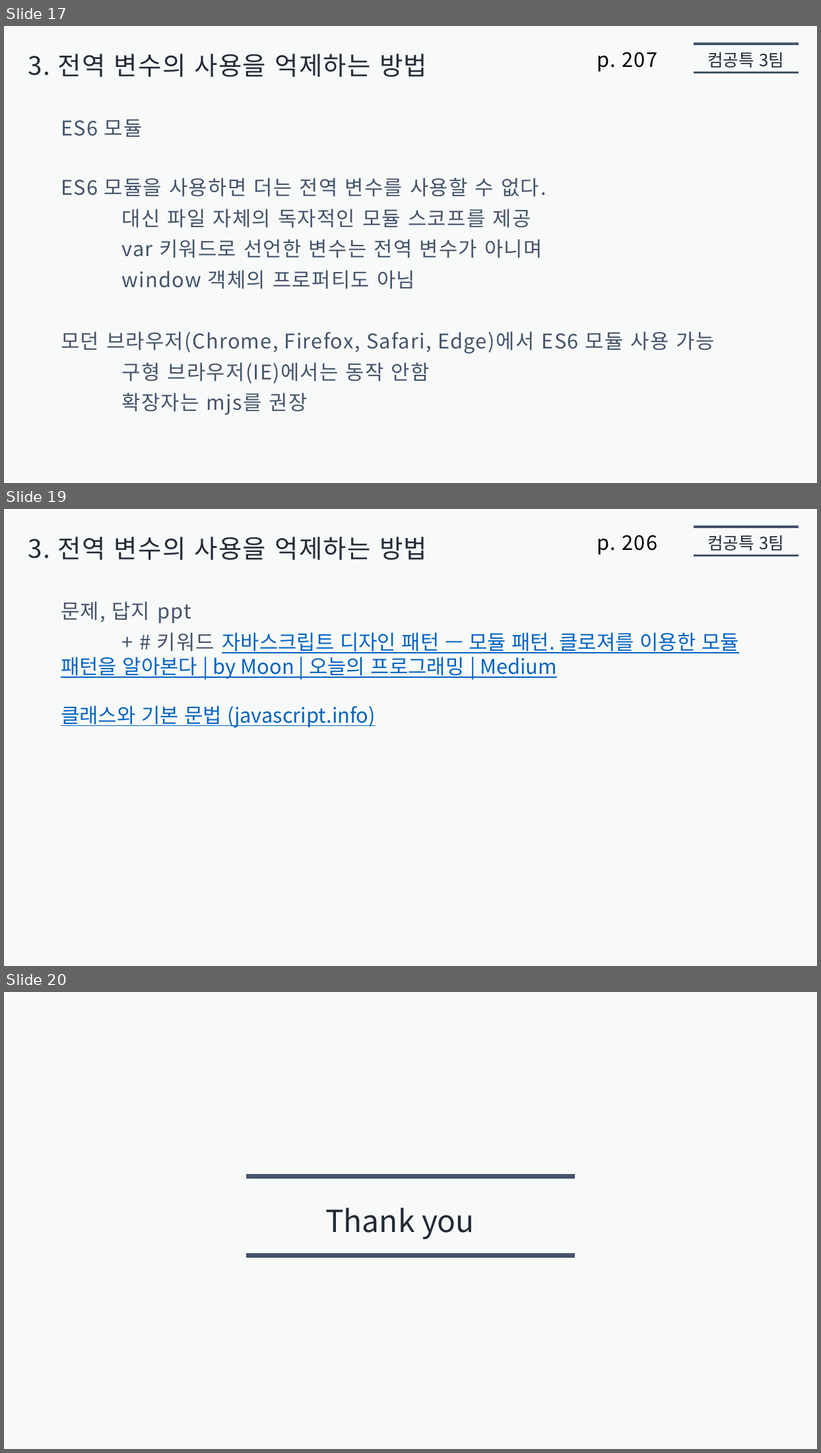
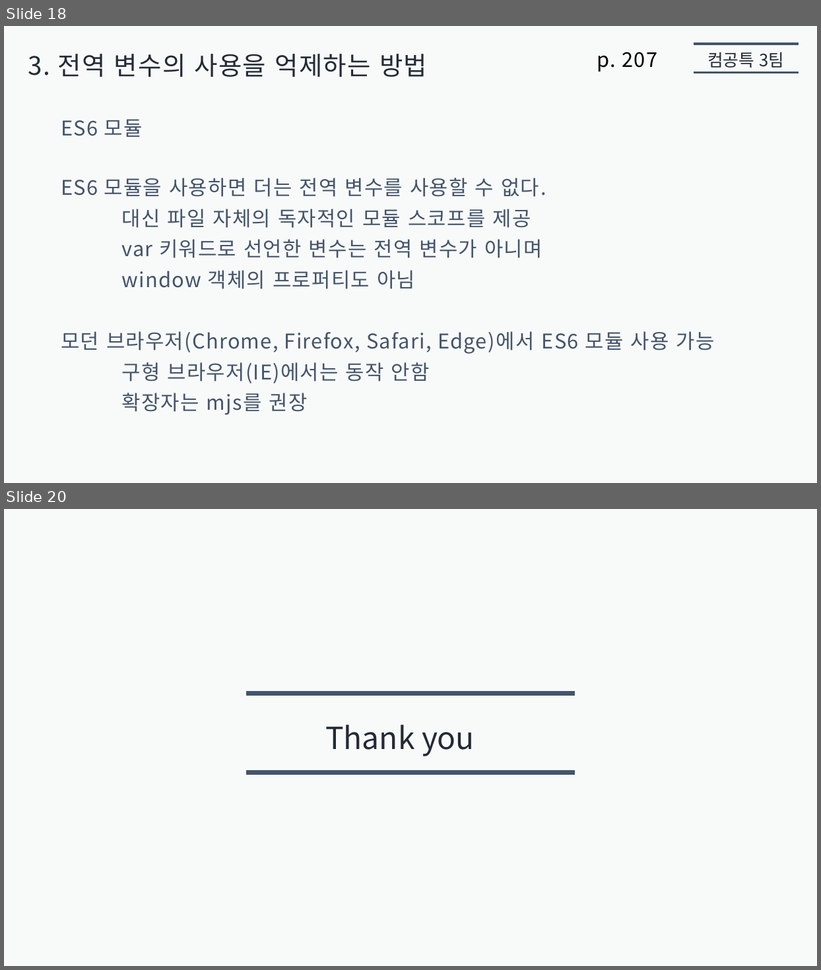
Before and after one commit to jaehoo1/Modern-JavaScript-Deep-Dive, a slide deck: 10. 전역 변수의 문제점/presentation10/jaehoo1/전역 변수의 문제점.pptx. Shown one above the other, each under a label of ours: slides 17, 19 and 20 before the commit, slides 18 and 20 after it; the slides between them are not shown. The pictures are 821x1453 and 821x970 pixels, drawn with LibreOffice and Linux fonts; fonts in the diff are those of the drawing. Boxes give left, top, right and bottom in pixels: in the first picture for what was removed or moved away, otherwise in the second. Text is boxed around its words. In the diff, an @@ line names an element or a change of style, - is before the commit and + after.

```diff
--- a/10. 전역 변수의 문제점/presentation10/jaehoo1/전역 변수의 문제점.pptx
+++ b/10. 전역 변수의 문제점/presentation10/jaehoo1/전역 변수의 문제점.pptx
@@ slide 19 removed at [4, 509, 817, 966], background #F8FAFA @@
@@ line removed from (694, 527) to (799, 527) @@
@@ text removed at [28, 537, 427, 560] @@
-3. 전역 변수의 사용을 억제하는 방법
@@ text removed at [597, 535, 658, 555] @@
-p. 206
@@ text removed at [708, 535, 784, 551] @@
-컴공특 3팀
@@ line removed from (694, 555) to (799, 555) @@
@@ text removed at [61, 601, 192, 623] @@
-문제, 답지 ppt
@@ text removed at [61, 632, 739, 728] @@
-+ # 키워드 자바스크립트 디자인 패턴 — 모듈 패턴. 클로져를 이용한 모듈 패턴을 알아본다 | by Moon | 오늘의 프로그래밍 | Medium
-클래스와 기본 문법 (javascript.info)
@@ what was slide 17 is now slide 18 @@
```
Also in this commit, not shown: 1 slide changed, 1 slide added.
